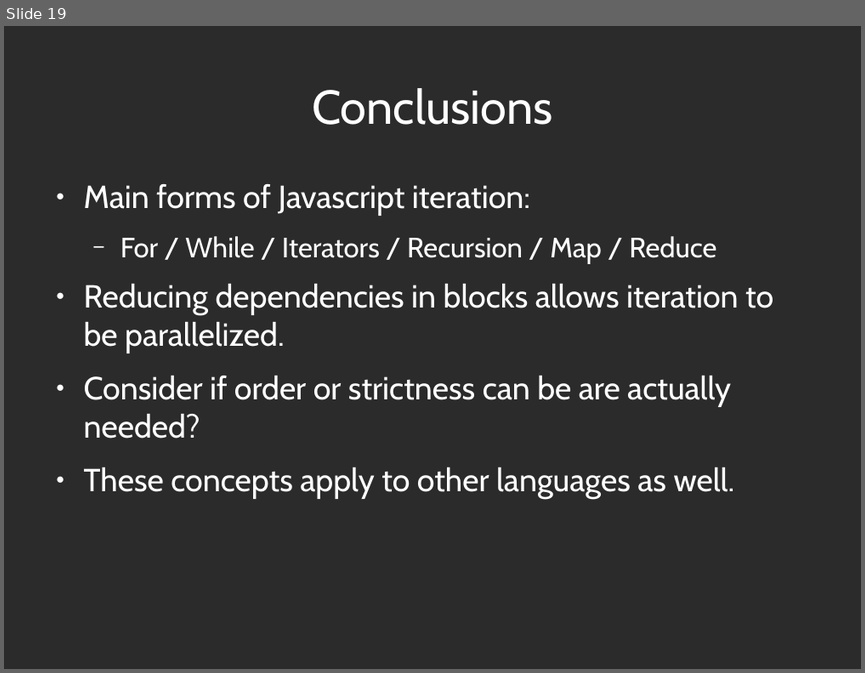
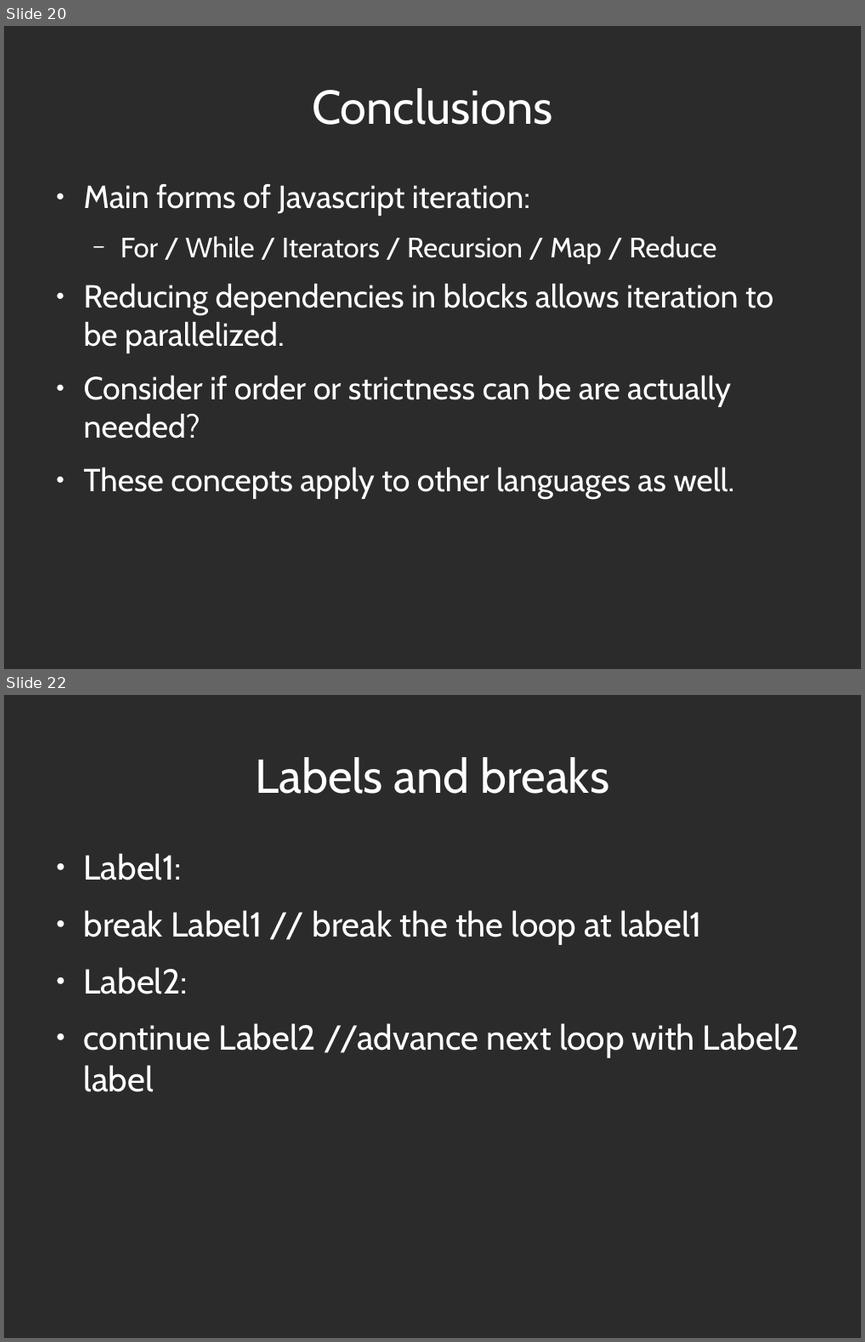
Before and after one commit to abramhindle/python-iteration-talk, a slide deck: iteration-talk-go.odp. Shown one above the other, each under a label of ours: slide 19 before the commit, slides 20 and 22 after it; the slides between them are not shown. The pictures are 865x673 and 865x1342 pixels, drawn with LibreOffice and Linux fonts; fonts in the diff are those of the drawing; background and template pictures are left out; a plain dark background stands for a picture behind light text. Boxes give left, top, right and bottom in pixels: in the first picture for what was removed or moved away, otherwise in the second. Text is boxed around its words. In the diff, an @@ line names an element or a change of style, - is before the commit and + after.

```diff
--- a/iteration-talk-go.odp
+++ b/iteration-talk-go.odp
@@ slide 22 added at (4, 695, 861, 1338), background picture (left out) @@
@@ title added at (255, 757, 609, 794), 44 pt, text #FFFFFF @@
+Labels and breaks
@@ text added at (84, 853, 800, 1092), 32 pt, text #FFFFFF @@
+● Label1:
+● break Label1 // break the the loop at label1
+● Label2:
+● continue Label2 //advance next loop with Label2 label
@@ what was slide 19 is now slide 20 @@
```
Also in this commit, not shown: 3 slides changed, 3 other slides added, 1 other file.
